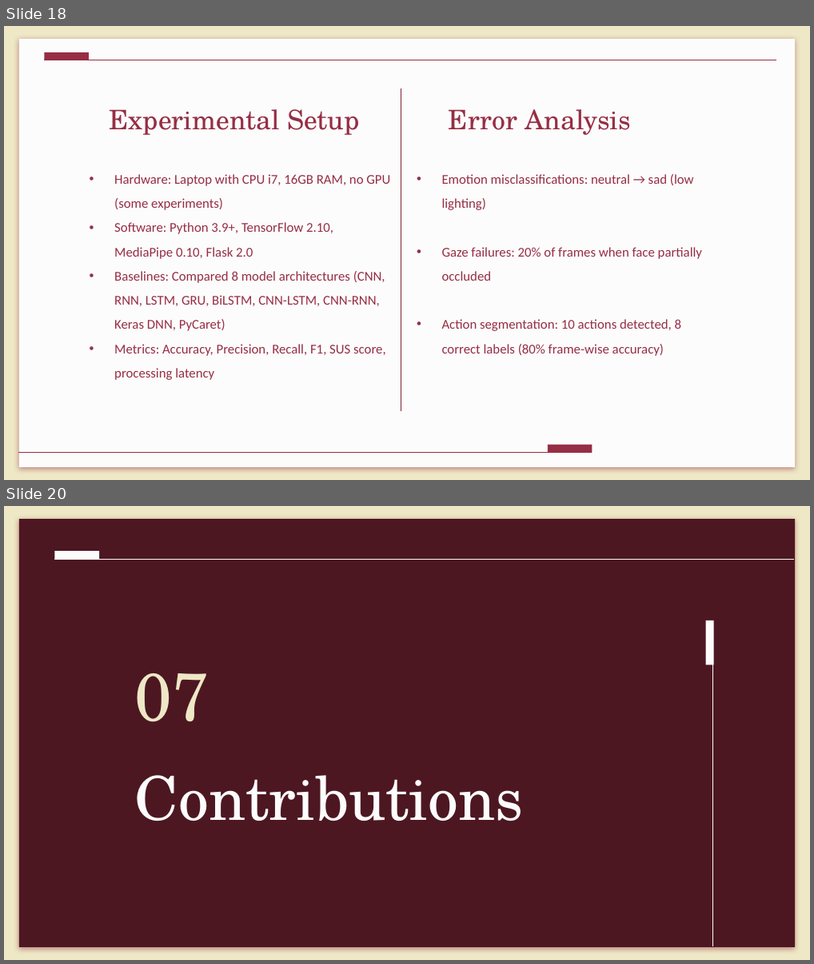
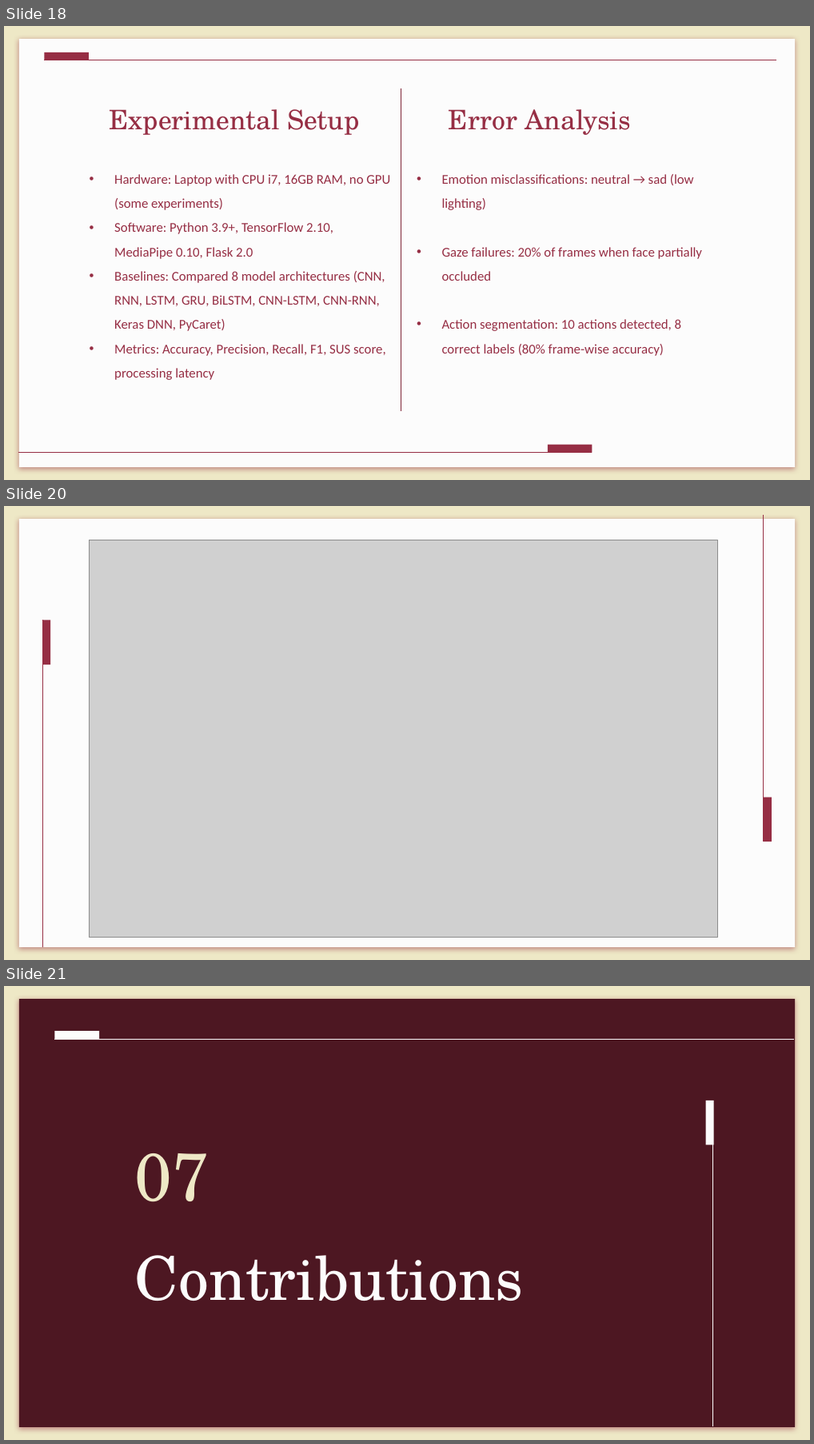
Before and after one commit to MiraPhilip12/Graduation_Project_ESLSCA, a slide deck: Final Milestone/Graduation_Project_Final_Presentation.pptx. Shown one above the other, each under a label of ours: slides 18 and 20 before the commit, slides 18, 20 and 21 after it; the slides between them are not shown. The pictures are 814x964 and 814x1444 pixels, drawn with LibreOffice and Linux fonts; fonts in the diff are those of the drawing; grey boxes stand for pictures. Boxes give left, top, right and bottom in pixels: in the first picture for what was removed or moved away, otherwise in the second. Text is boxed around its words. In the diff, an @@ line names an element or a change of style, - is before the commit and + after.

```diff
--- a/Final Milestone/Graduation_Project_Final_Presentation.pptx
+++ b/Final Milestone/Graduation_Project_Final_Presentation.pptx
@@ slide 20 added at <box>4,506,810,960</box>, background #EEE8C6; not listed: 1 template element that a slide beside it also shows @@
@@ line added from (764, 841) to (764, 515), #962E44 0.75 pt @@
@@ picture added at <box>89,540,718,936</box> @@
@@ rectangle added at <box>42,620,50,664</box>, fill #962E44 @@
@@ line added from (42, 620) to (42, 947), #962E44 0.75 pt @@
@@ rectangle added at <box>764,796,772,841</box>, fill #962E44 @@
@@ what was slide 20 is now slide 21 @@
```
Also in this commit, not shown: 2 slides changed.
